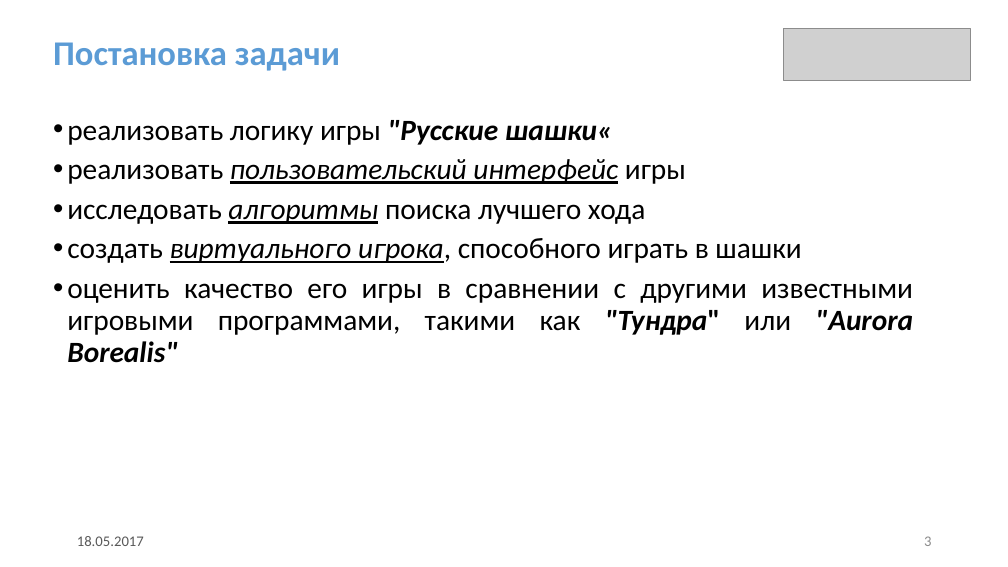
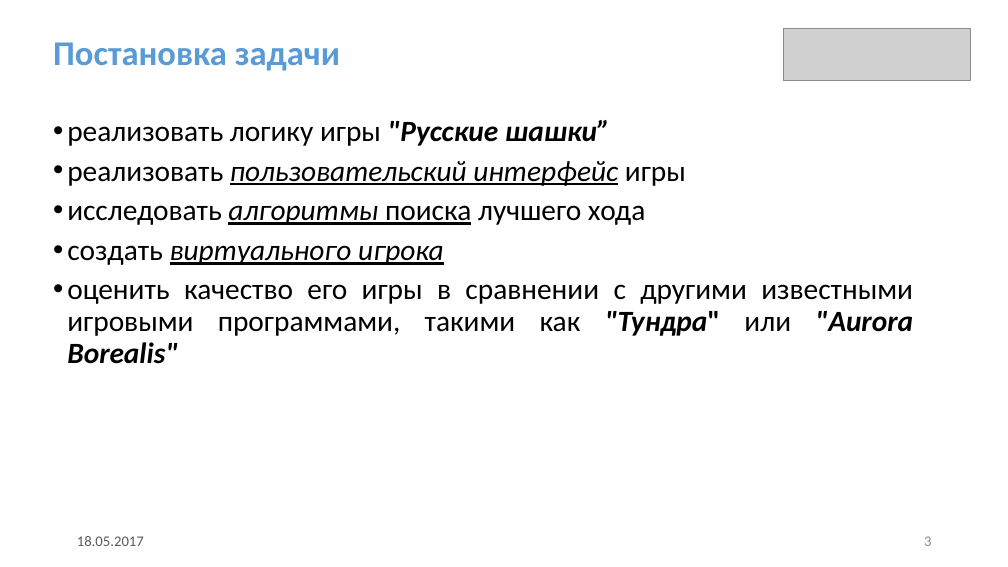
Before and after one commit to GrachevaElena/Checkers, a slide deck: slide 3 of ProjectNewDesign.pptx. Drawn at 1008x567 pixels with LibreOffice and Linux fonts; fonts in the diff are those of the drawing; grey boxes stand for pictures. Boxes give left, top, right and bottom in pixels: in the first picture for what was removed or moved away, otherwise in the second. Text is boxed around its words. In the diff, an @@ line names an element or a change of style, - is before the commit and + after.

```diff
--- a/ProjectNewDesign.pptx
+++ b/ProjectNewDesign.pptx
@@ text at (67, 120, 610, 146): text changed @@
-• реализовать логику игры "Русские шашки«
+• реализовать логику игры "Русские шашки”
@@ text at (67, 205, 645, 225): underline on in "поиска" @@
@@ text at (67, 245, 444, 265): text changed; italic on @@
-• создать виртуального игрока, способного играть в шашки
+• создать виртуального игрока
```
Also in this commit, not shown: 9 other slides changed, 5 slides added, 6 slides removed.
